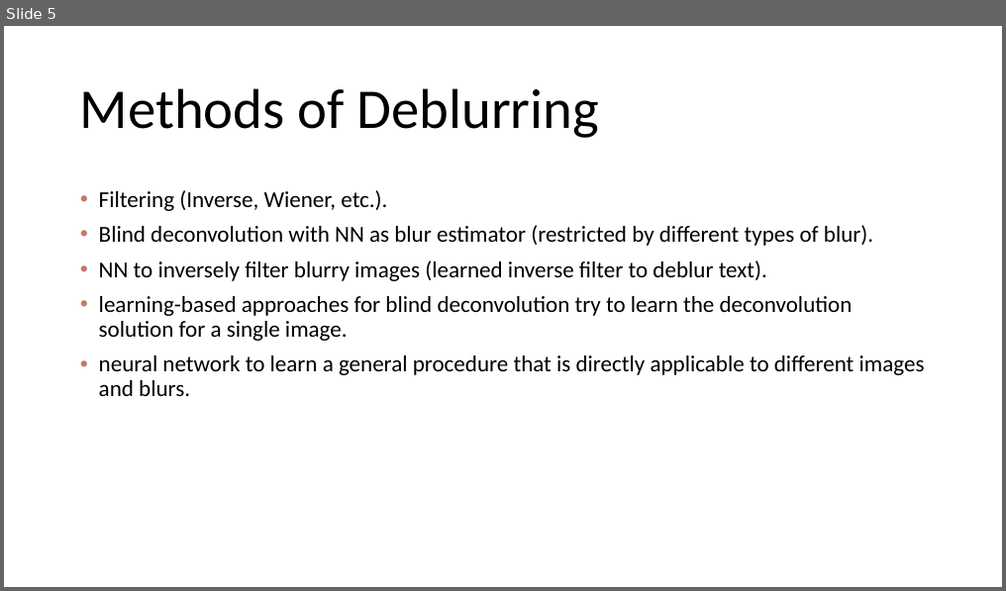
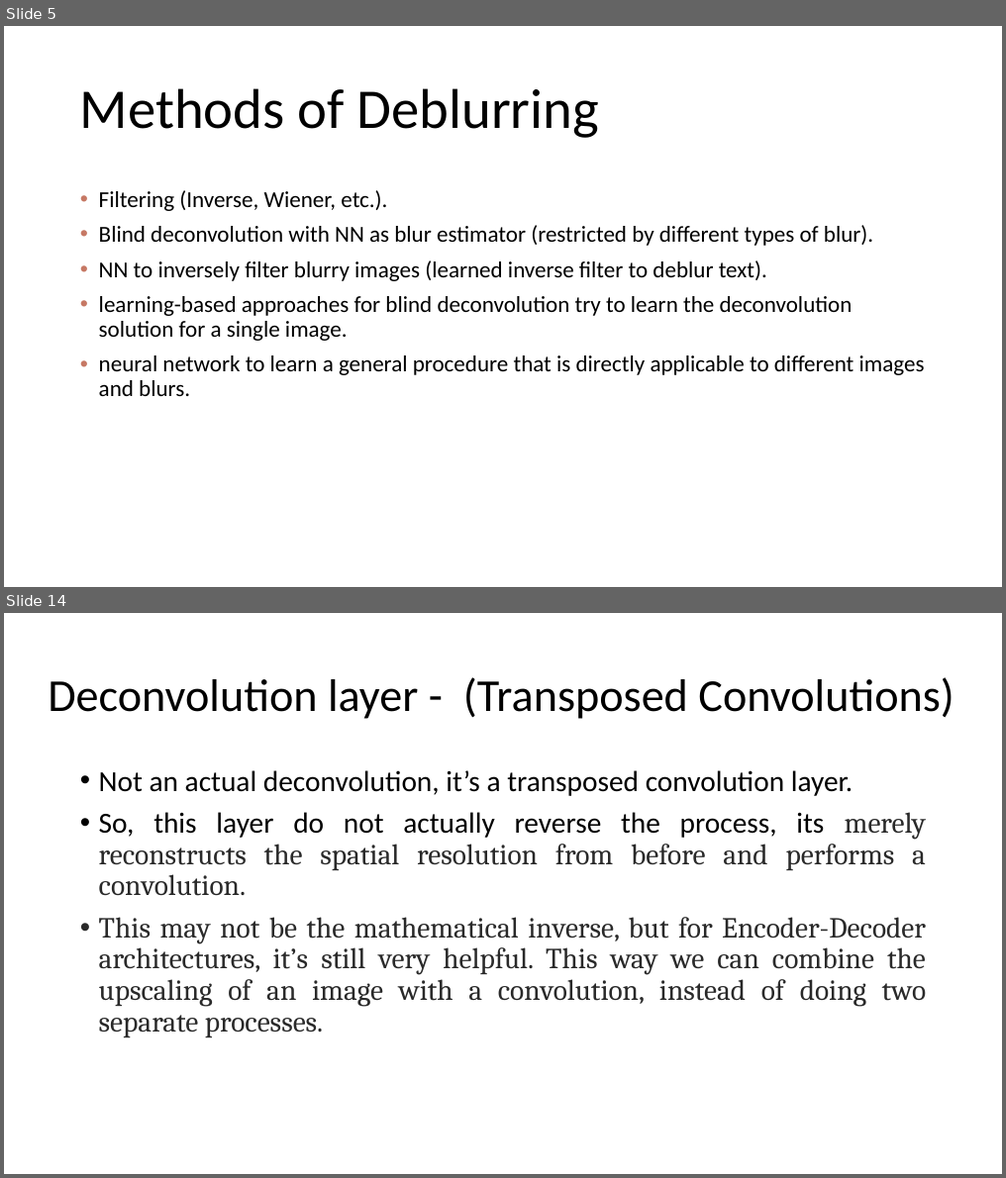
Before and after one commit to Tomlevron/Digital-image-processing, a slide deck: Slideshow/Scale-recurrent network for deblurring.pptx. Shown one above the other, each under a label of ours: slide 5 before the commit, slides 5 and 14 after it; the slides between them are not shown. The pictures are 1006x591 and 1006x1178 pixels, drawn with LibreOffice and Linux fonts; fonts in the diff are those of the drawing. Boxes give left, top, right and bottom in pixels: in the first picture for what was removed or moved away, otherwise in the second. Text is boxed around its words. In the diff, an @@ line names an element or a change of style, - is before the commit and + after.

```diff
--- a/Slideshow/Scale-recurrent network for deblurring.pptx
+++ b/Slideshow/Scale-recurrent network for deblurring.pptx
@@ slide 14 added at bbox=[4, 613, 1002, 1174], background #FFFFFF @@
@@ title added at bbox=[48, 677, 954, 719], 44 pt, text #000000 @@
+Deconvolution layer - (Transposed Convolutions)
@@ text added at bbox=[99, 770, 926, 1038], 28 pt, text #292929 @@
+• Not an actual deconvolution, it’s a transposed convolution layer.
+• So, this layer do not actually reverse the process, its merely reconstructs the spatial resolution from before and performs a convolution.
+• This may not be the mathematical inverse, but for Encoder-Decoder architectures, it’s still very helpful. This way we can combine the upscaling of an image with a convolution, instead of doing two separate processes.
```
Also in this commit, not shown: 3 slides changed, 16 other slides added.
